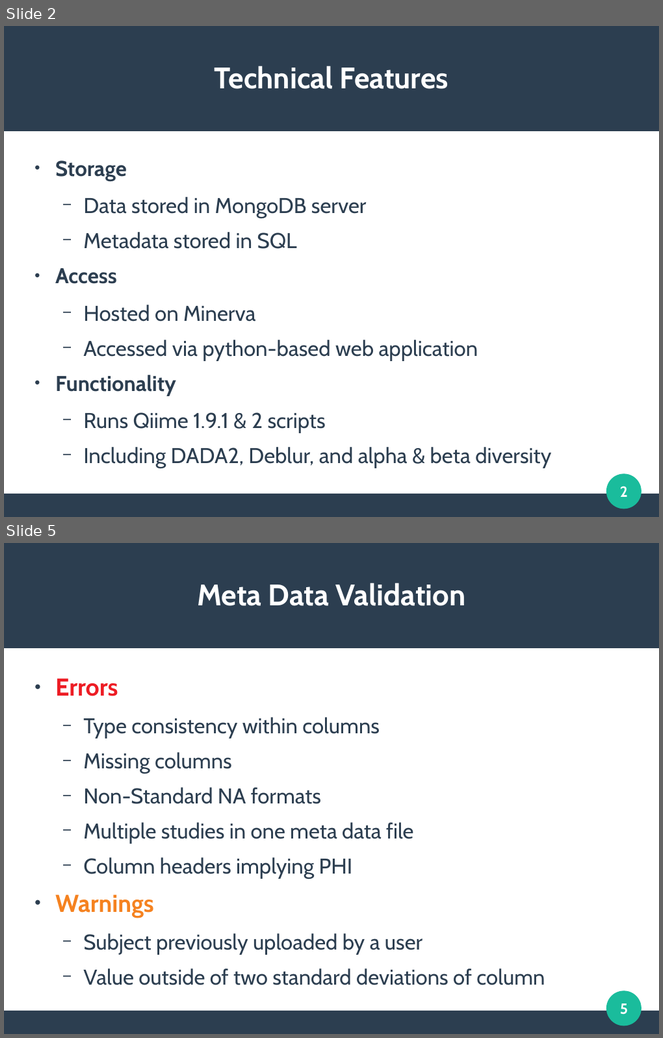
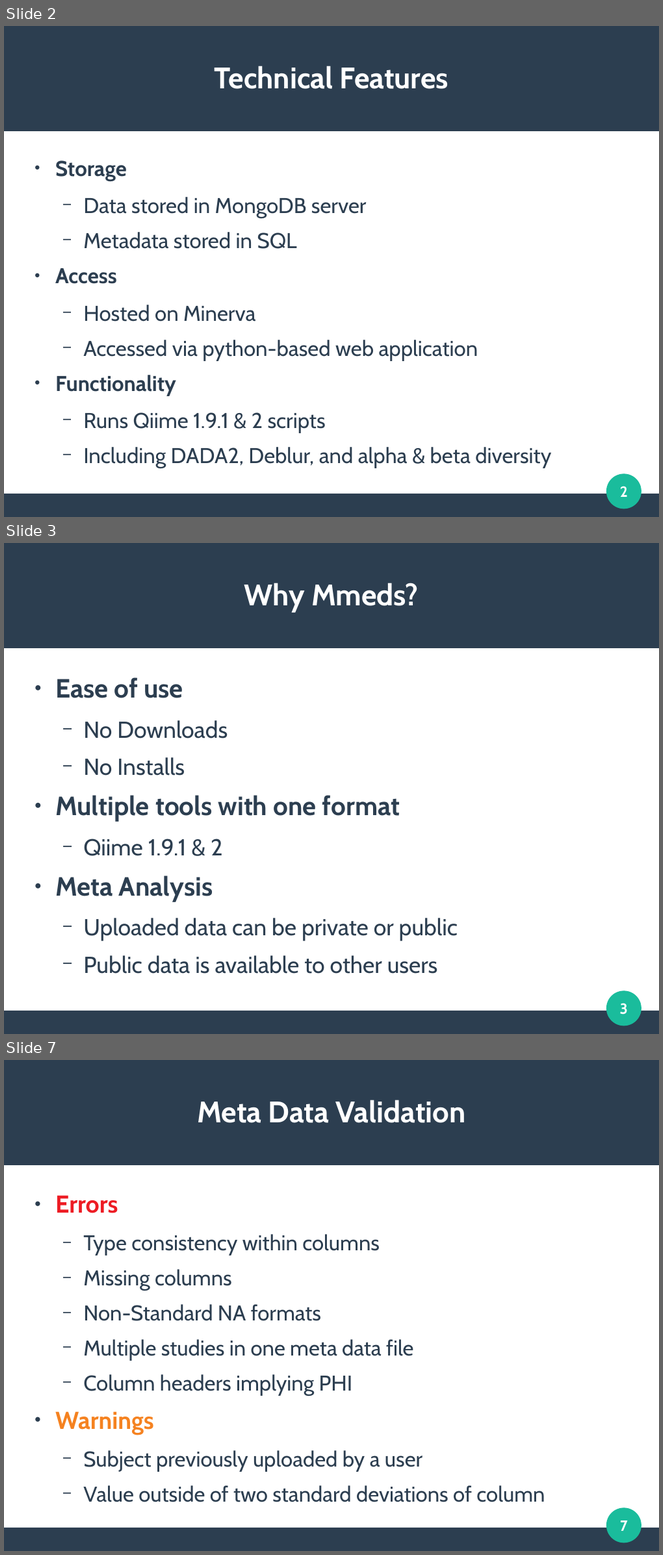
Before and after one commit to clemente-lab/mmeds-meta, a slide deck: sql/mmeds.odp. Shown one above the other, each under a label of ours: slides 2 and 5 before the commit, slides 2, 3 and 7 after it; the slides between them are not shown. The pictures are 663x1038 and 663x1555 pixels, drawn with LibreOffice and Linux fonts; fonts in the diff are those of the drawing. Boxes give left, top, right and bottom in pixels: in the first picture for what was removed or moved away, otherwise in the second. Text is boxed around its words. In the diff, an @@ line names an element or a change of style, - is before the commit and + after.

```diff
--- a/sql/mmeds.odp
+++ b/sql/mmeds.odp
@@ slide 3 added at [4,543,659,1034], background #FFFFFF; not listed: 3 template elements that a slide beside it also shows @@
@@ title added at [244,583,419,613], 36 pt, text #FFFFFF, bold @@
+Why Mmeds?
@@ text added at [55,678,458,974], 28 pt, text #2C3E50 @@
+● Ease of use
+  − No Downloads
+  − No Installs
+● Multiple tools with one format
+  − Qiime 1.9.1 & 2
+● Meta Analysis
+  − Uploaded data can be private or public
+  − Public data is available to other users
@@ page number added at [620,1003,628,1015], 18 pt, text #FFFFFF, bold @@
+3
@@ what was slide 5 is now slide 7 @@
@@ page number at [620,1521,628,1531]: text changed @@
-5
+7
```
Also in this commit, not shown: 3 slides changed, 5 other slides added, 5 other files.
